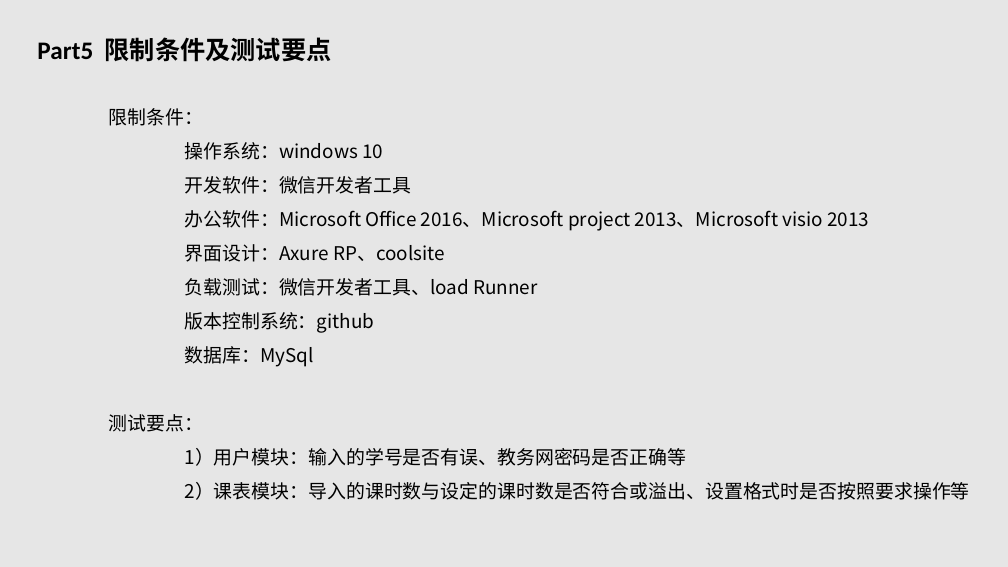
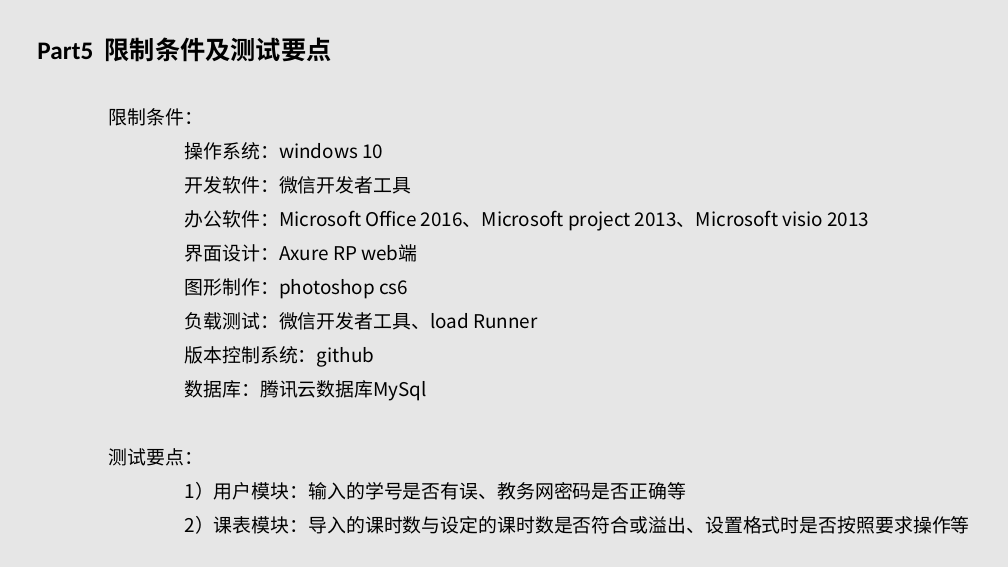
Before and after one commit to G03-LHL/SE2018--G03, a slide deck: slide 54 of 517/SE2018春-G03-设计阶段PPT.ppt (slide 56 before the commit). Drawn at 1008x567 pixels with LibreOffice and Linux fonts; fonts in the diff are those of the drawing. Boxes give left, top, right and bottom in pixels: in the first picture for what was removed or moved away, otherwise in the second. Text is boxed around its words. In the diff, an @@ line names an element or a change of style, - is before the commit and + after.

```diff
--- a/517/SE2018春-G03-设计阶段PPT.ppt
+++ b/517/SE2018春-G03-设计阶段PPT.ppt
@@ text at bbox=[185, 244, 417, 299]: text changed @@
-界面设计：Axure RP、coolsite
+界面设计：Axure RP web端
+图形制作：photoshop cs6
@@ text at bbox=[185, 380, 427, 401]: text changed @@
-数据库：MySql
+数据库：腾讯云数据库MySql
```
Also in this commit, not shown: 11 other slides changed, 3 slides removed.
